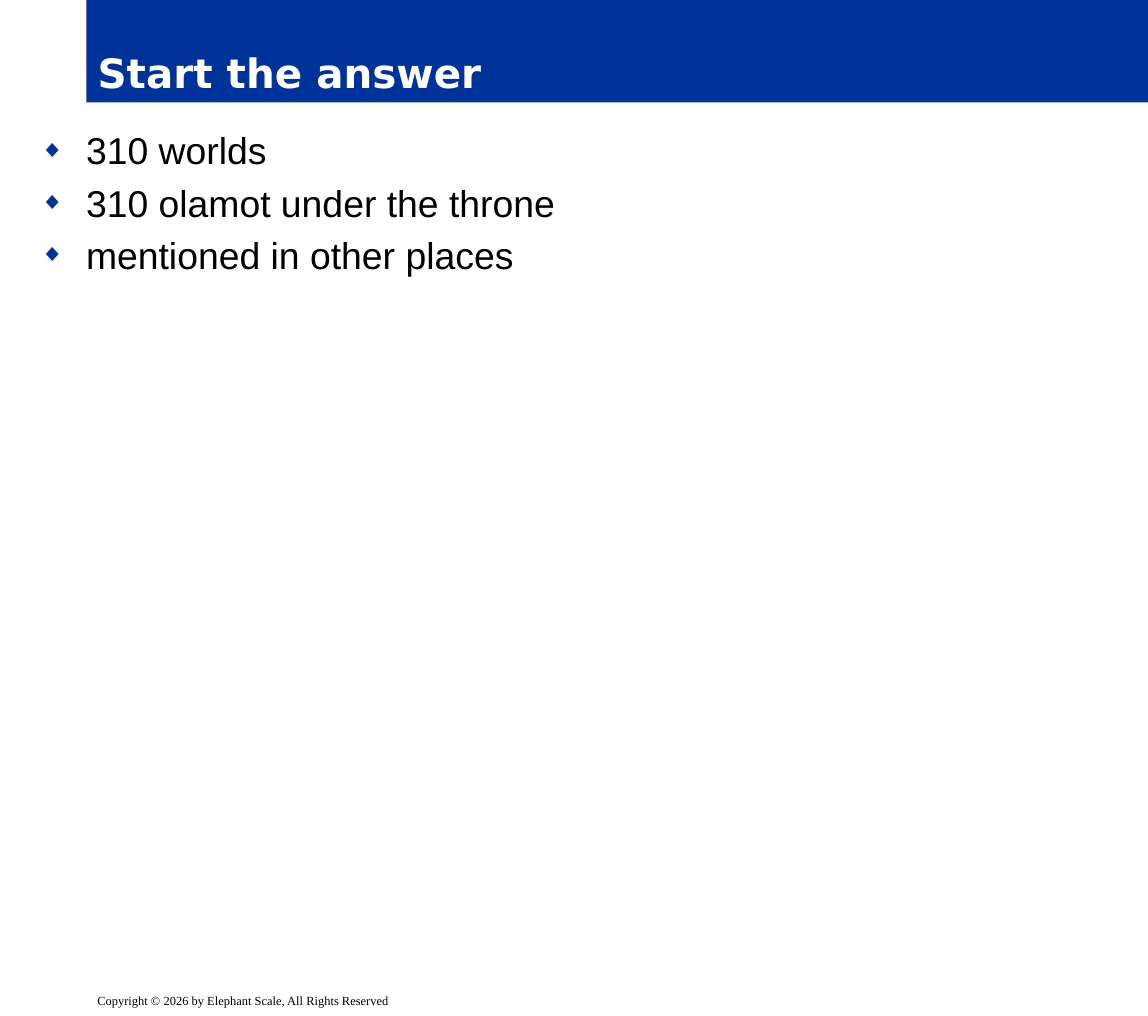
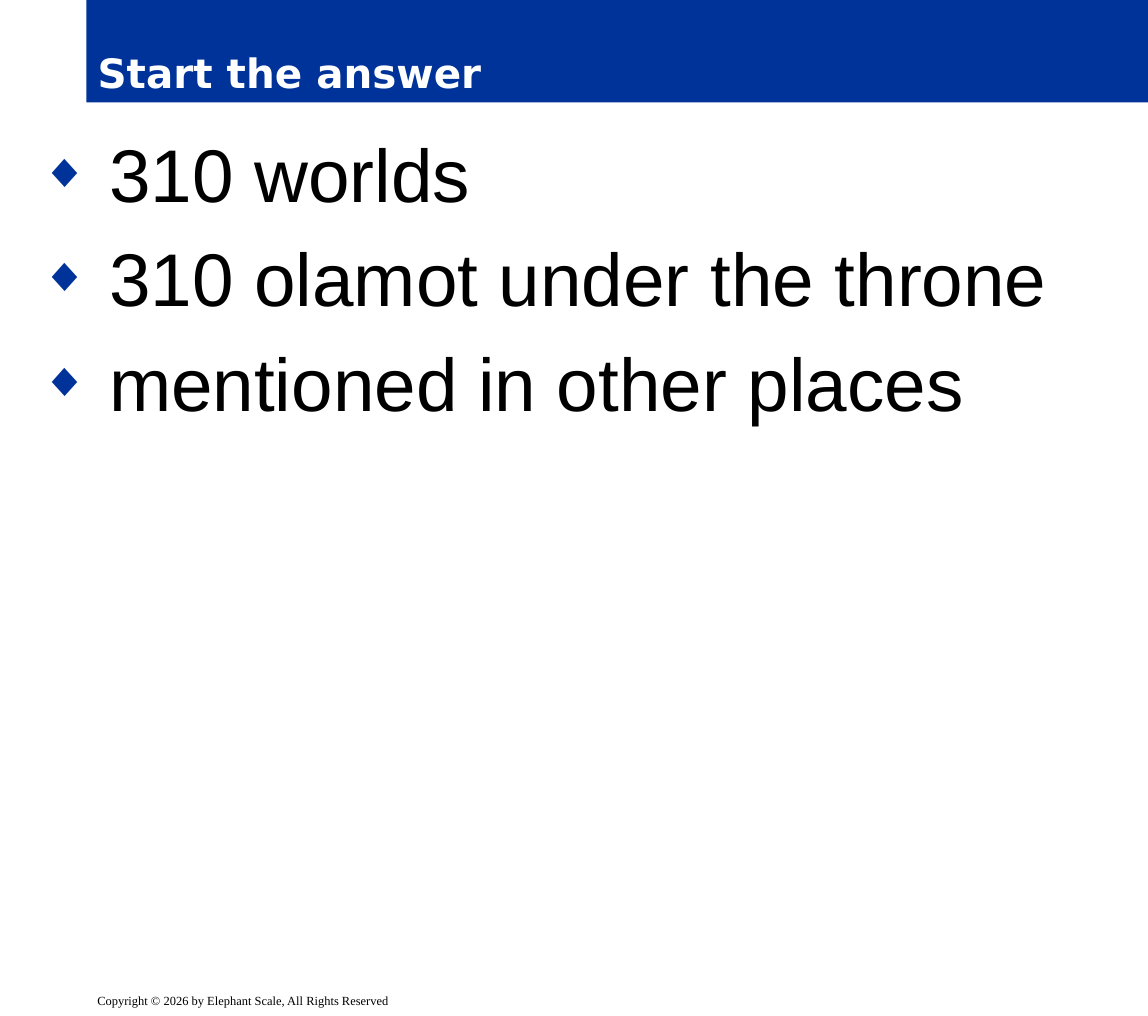
Before and after one commit to markkerzner/Chumash-ha-Arizal, a slide deck: slide 3 of Vayishlach/Slides/05.pptx. Drawn at 1148x1016 pixels with LibreOffice and Linux fonts; fonts in the diff are those of the drawing; background and template pictures are left out. Boxes give left, top, right and bottom in pixels: in the first picture for what was removed or moved away, otherwise in the second. Text is boxed around its words. In the diff, an @@ line names an element or a change of style, - is before the commit and + after.

```diff
--- a/Vayishlach/Slides/05.pptx
+++ b/Vayishlach/Slides/05.pptx
@@ text "310 worlds" at [109,148,1047,425]: size 24 to 48 pt; more space between paragraphs @@
```
Also in this commit, not shown: 7 other slides changed, 1 other file.
